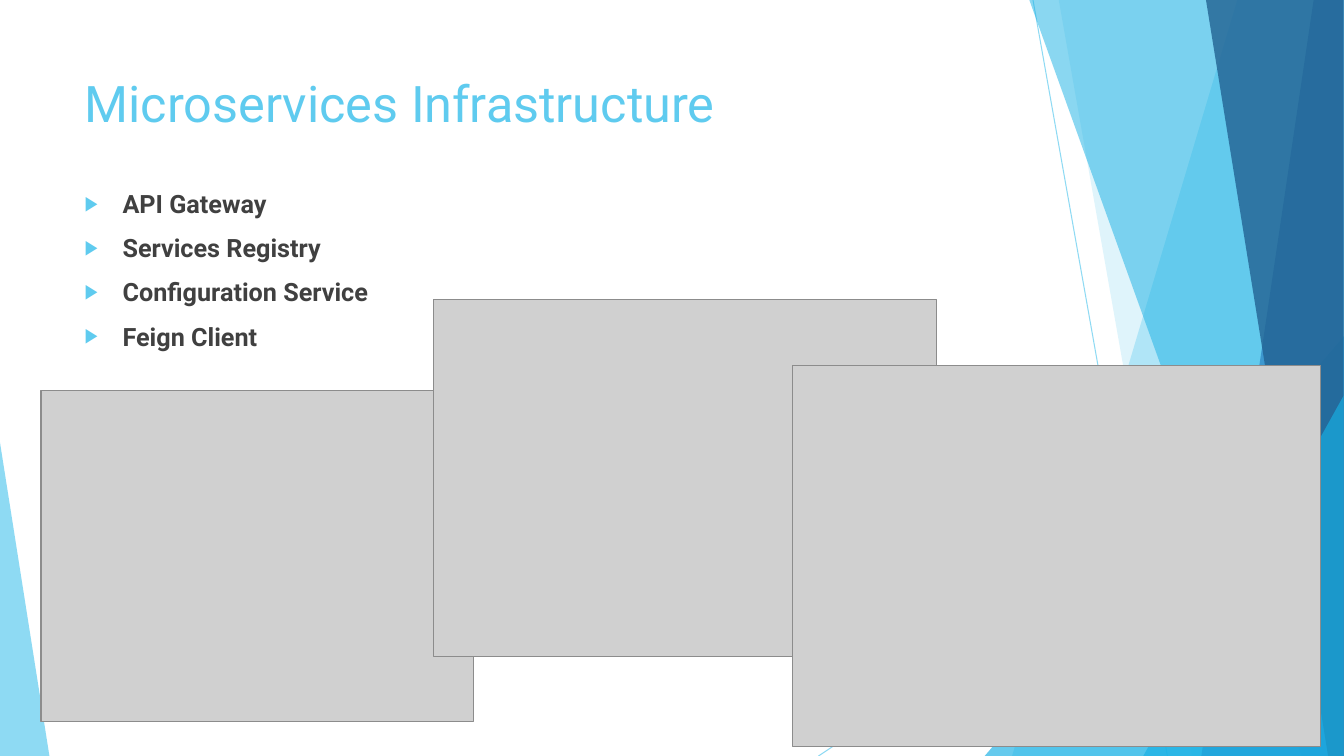
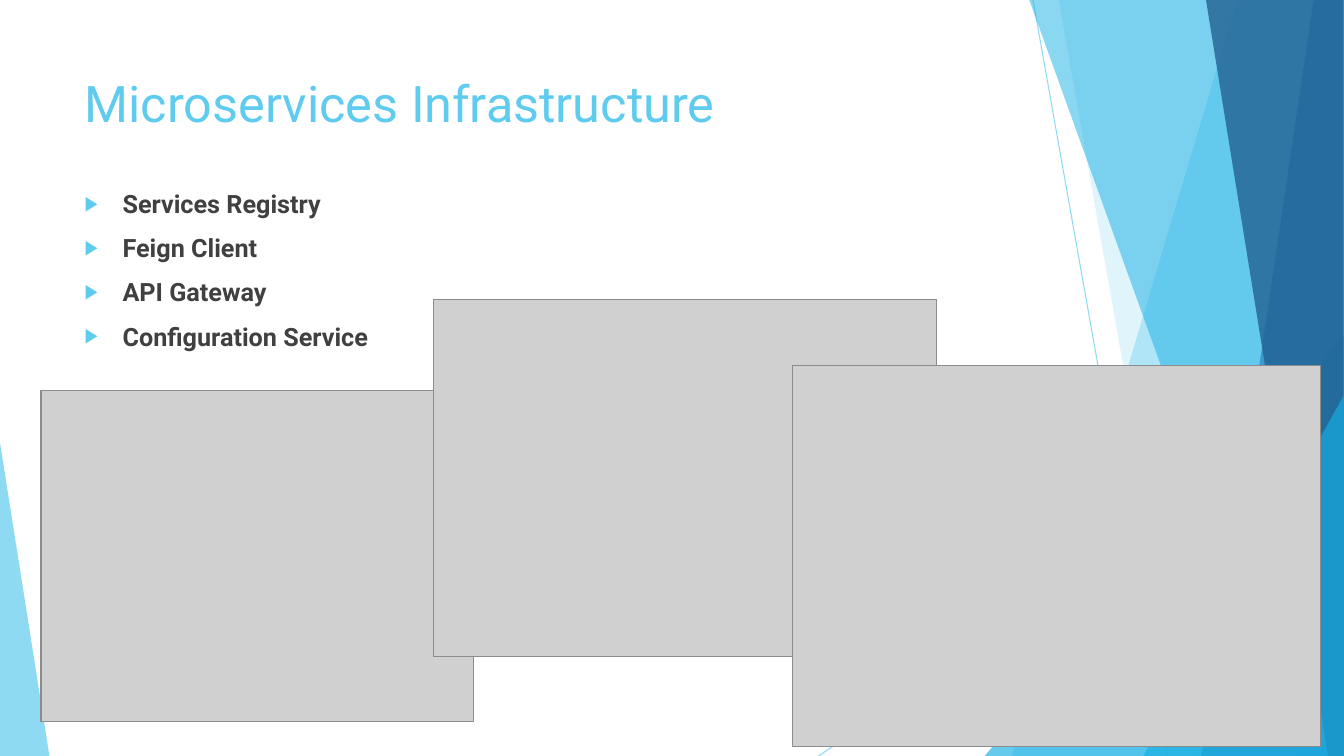
Before and after one commit to vlytsus/springboot-cloud-demo-one, a slide deck: slide 9 of docs/Introduction_To_Microservices_Part_3_microservice.pptx (slide 2 before the commit). Drawn at 1344x756 pixels with LibreOffice and Linux fonts; fonts in the diff are those of the drawing; grey boxes stand for pictures. Boxes give left, top, right and bottom in pixels: in the first picture for what was removed or moved away, otherwise in the second. Text is boxed around its words. In the diff, an @@ line names an element or a change of style, - is before the commit and + after.

```diff
--- a/docs/Introduction_To_Microservices_Part_3_microservice.pptx
+++ b/docs/Introduction_To_Microservices_Part_3_microservice.pptx
@@ text at [123, 194, 320, 263]: paragraphs added @@
+▶ Services Registry
+▶ Feign Client
@@ text at [123, 238, 320, 263]: paragraph removed @@
-▶ Services Registry
@@ text at [123, 327, 257, 352]: paragraph removed @@
-▶ Feign Client
```
Also in this commit, not shown: 2 other slides changed, 6 slides added.
